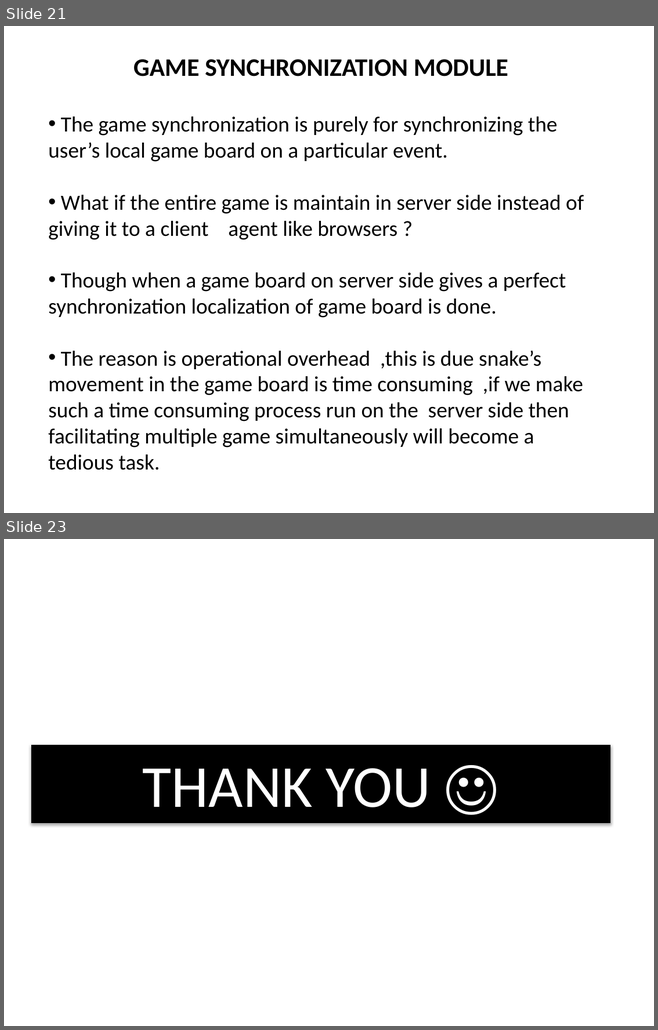
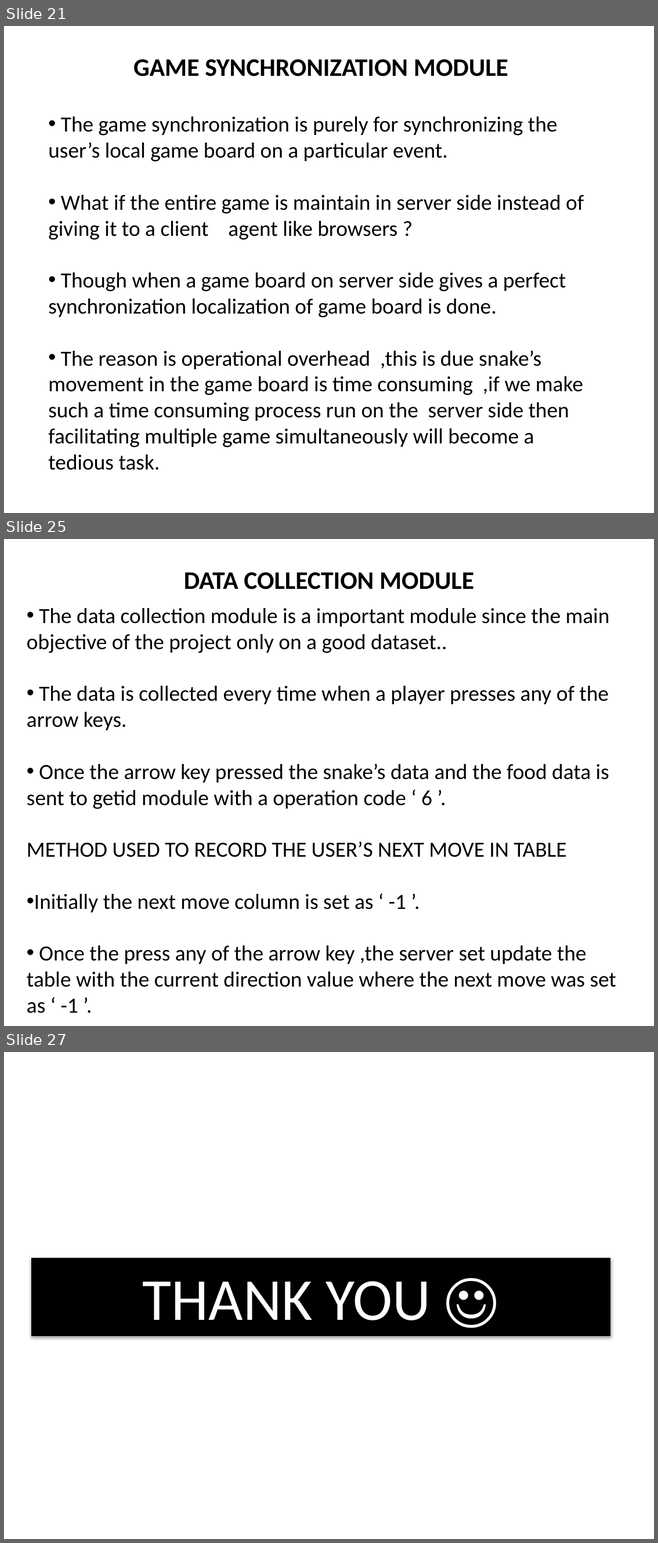
Before and after one commit to Greeny6092/Mini-Project-sem7-, a slide deck: presentation/AI BASED MULTIPLAYER SNAKE GAME(mini project).pptx. Shown one above the other, each under a label of ours: slides 21 and 23 before the commit, slides 21, 25 and 27 after it; the slides between them are not shown. The pictures are 658x1030 and 658x1543 pixels, drawn with LibreOffice and Linux fonts; fonts in the diff are those of the drawing. Boxes give left, top, right and bottom in pixels: in the first picture for what was removed or moved away, otherwise in the second. Text is boxed around its words. In the diff, an @@ line names an element or a change of style, - is before the commit and + after.

```diff
--- a/presentation/AI BASED MULTIPLAYER SNAKE GAME(mini project).pptx
+++ b/presentation/AI BASED MULTIPLAYER SNAKE GAME(mini project).pptx
@@ slide 25 added at bbox=[4, 539, 654, 1026], background #FFFFFF @@
@@ text added at bbox=[184, 572, 474, 589], 28 pt, text #000000, bold @@
+DATA COLLECTION MODULE
@@ text added at bbox=[27, 608, 616, 1013], 24 pt, text #000000 @@
+• The data collection module is a important module since the main objective of the project only on a good dataset..
+• The data is collected every time when a player presses any of the arrow keys.
+• Once the arrow key pressed the snake’s data and the food data is sent to getid module with a operation code ‘ 6 ’.
+METHOD USED TO RECORD THE USER’S NEXT MOVE IN TABLE
+• Initially the next move column is set as ‘ -1 ’.
+• Once the press any of the arrow key ,the server set update the table with the current direction value where the next move was set as ‘ -1 ’.
@@ what was slide 23 is now slide 27 @@
```
Also in this commit, not shown: 1 slide changed, 3 other slides added, 1 other file.
